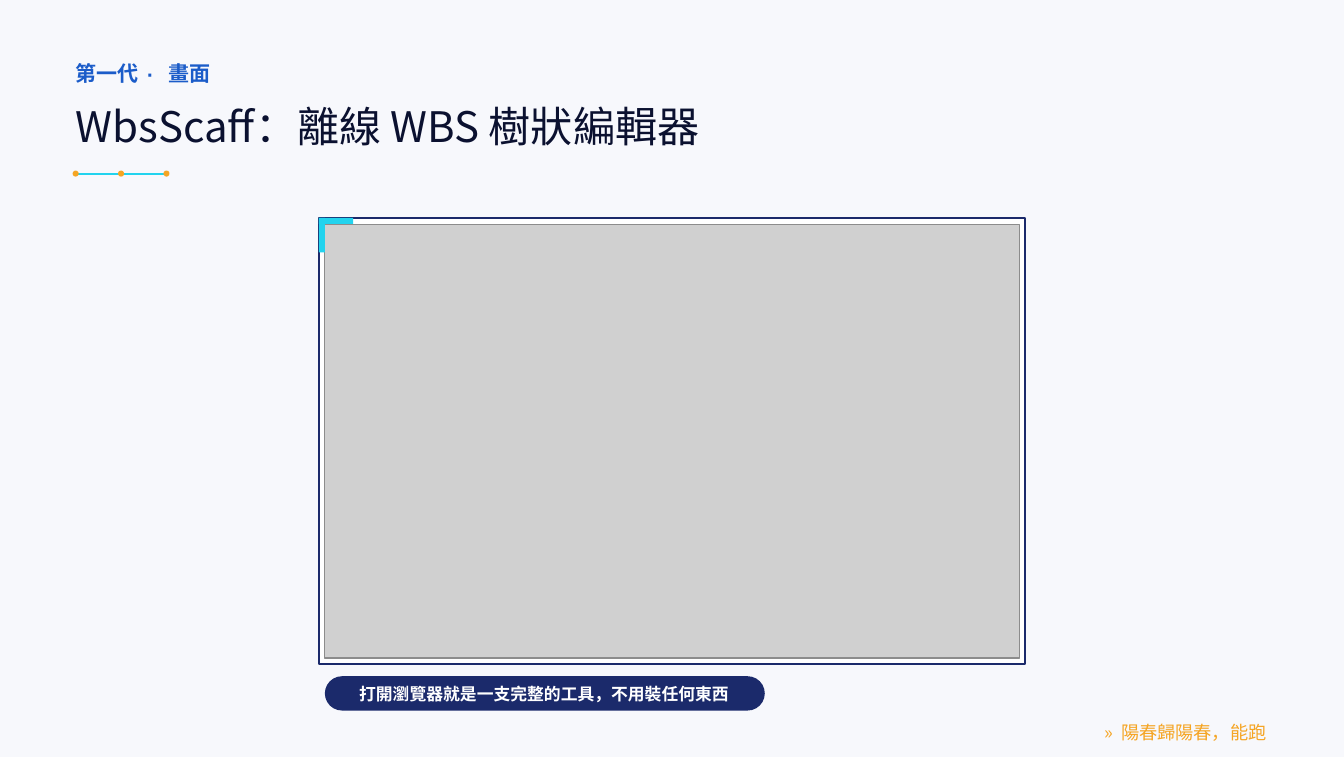
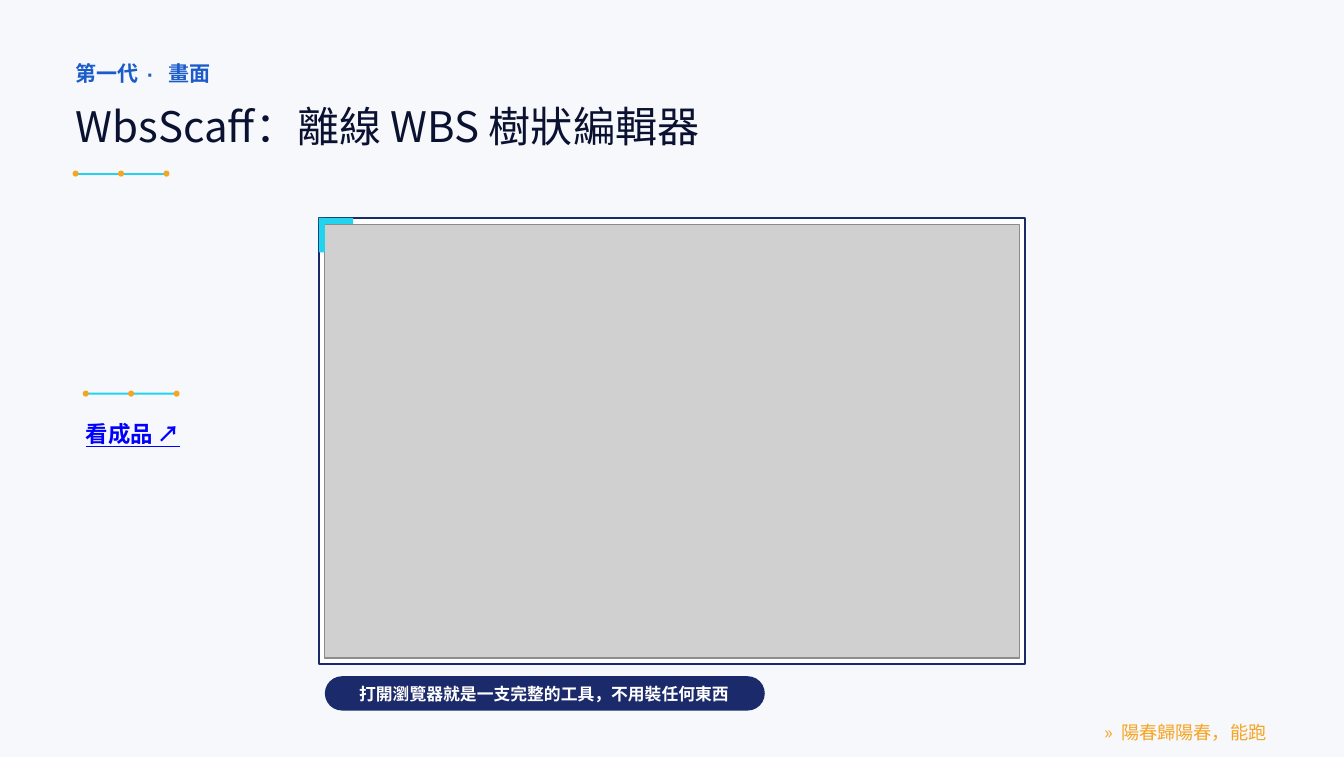
Before and after one commit to LinGaOscar/Spring-MissionBoard, a slide deck: slide 9 of docs/專案介紹.pptx. Drawn at 1344x757 pixels with LibreOffice and Linux fonts; fonts in the diff are those of the drawing; grey boxes stand for pictures. Boxes give left, top, right and bottom in pixels: in the first picture for what was removed or moved away, otherwise in the second. Text is boxed around its words. In the diff, an @@ line names an element or a change of style, - is before the commit and + after.

```diff
--- a/docs/專案介紹.pptx
+++ b/docs/專案介紹.pptx
@@ ellipse added at [83, 390, 89, 397], fill #F5A524 @@
@@ line added from (86, 394) to (177, 394), #22D3EE 1.5 pt @@
@@ ellipse added at [128, 390, 134, 397], fill #F5A524 @@
@@ ellipse added at [174, 390, 180, 397], fill #F5A524 @@
@@ text added at [86, 420, 153, 448], 16 pt, text #0000FF, bold, underline @@
+看成品 ↗
```
Also in this commit, not shown: 1 other slide changed.
